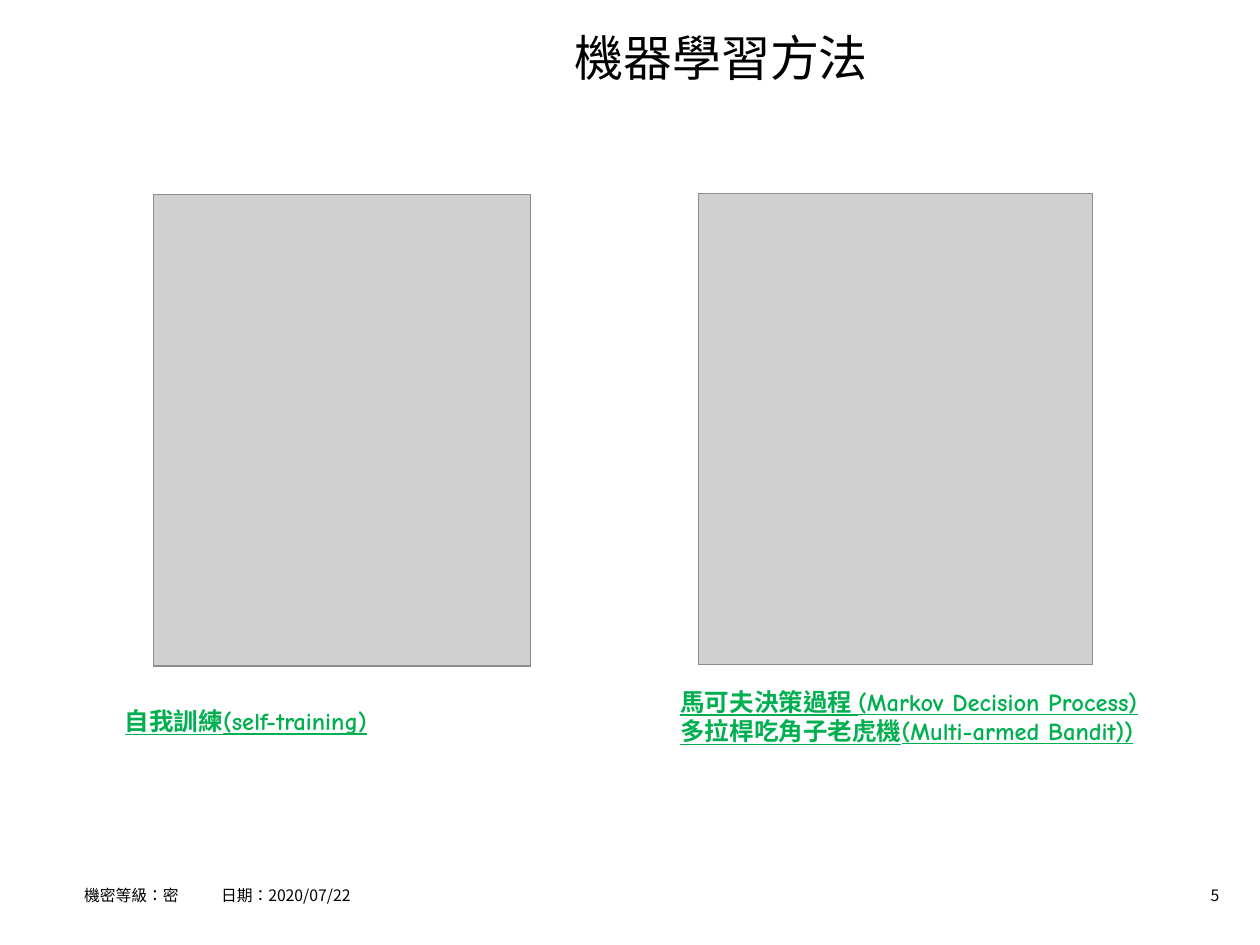
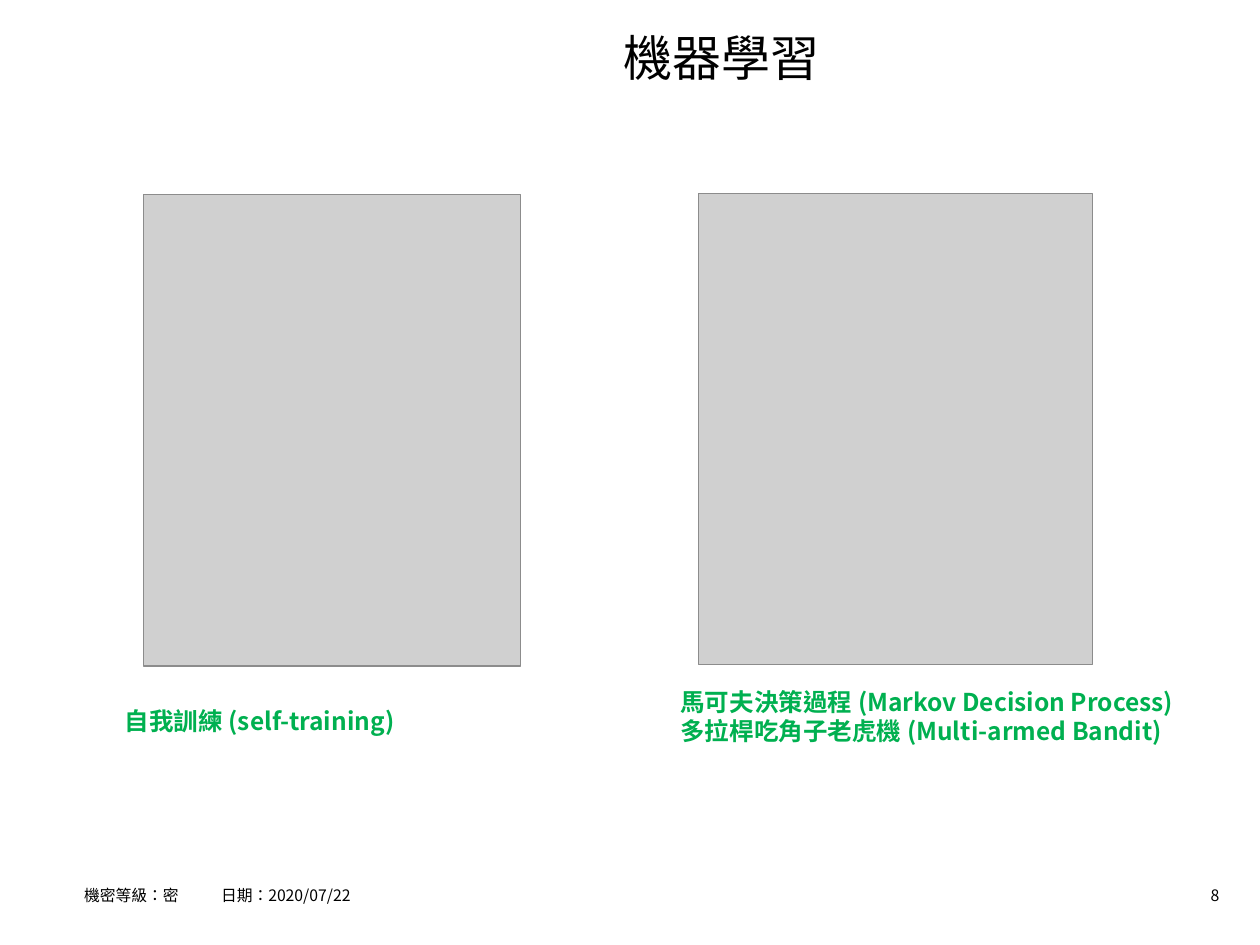
Before and after one commit to hrne/FINAL_REPORT, a slide deck: slide 8 of AI_Report/AI應用-不動產價格預測.ppt (slide 5 before the commit). Drawn at 1260x945 pixels with LibreOffice and Linux fonts; fonts in the diff are those of the drawing; grey boxes stand for pictures; background and template pictures are left out. Boxes give left, top, right and bottom in pixels: in the first picture for what was removed or moved away, otherwise in the second. Text is boxed around its words. In the diff, an @@ line names an element or a change of style, - is before the commit and + after.

```diff
--- a/AI_Report/AI應用-不動產價格預測.ppt
+++ b/AI_Report/AI應用-不動產價格預測.ppt
@@ title at (623,34,819,80): text changed @@
-機器學習方法
+機器學習
@@ picture: place and size @@
-picture at (154,195,530,667)
+picture at (144,195,520,667)
@@ text at (125,709,395,736): text changed; font Comic Neue to Noto Sans CJK SC @@
-自我訓練(self-training)
+自我訓練 (self-training)
@@ text at (680,715,1162,745): text changed; font Comic Neue to Noto Sans CJK SC @@
-多拉桿吃角子老虎機(Multi-armed Bandit))
+多拉桿吃角子老虎機 (Multi-armed Bandit)
@@ text at (680,690,1173,716): font Comic Neue to Noto Sans CJK SC, underline off in "馬可夫決策過程 (Markov Decision Process)" @@
@@ page number at (1211,889,1220,901): text changed @@
-5
+8
```
Also in this commit, not shown: 15 other slides changed, 16 slides added, 9 slides removed, 14 other files.
